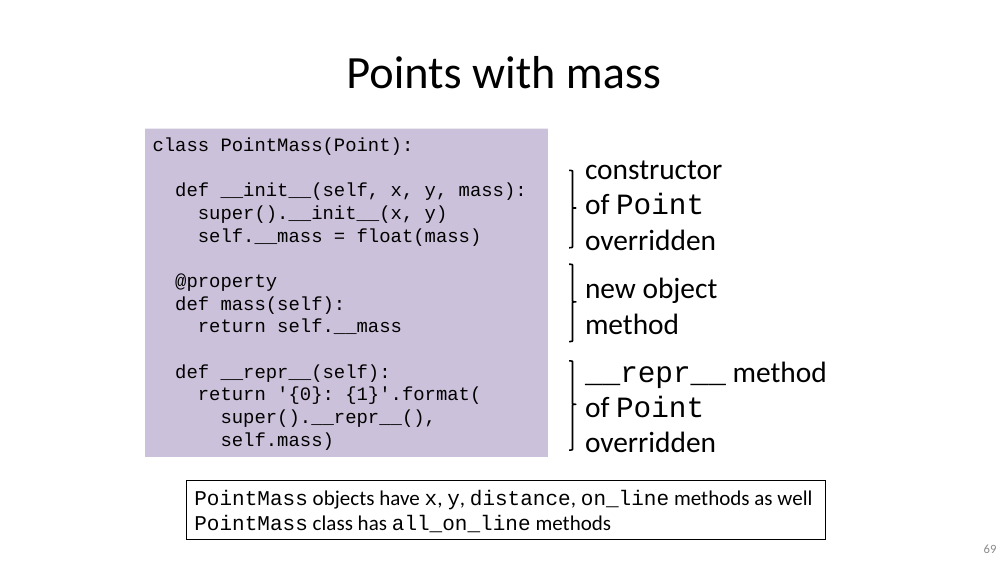
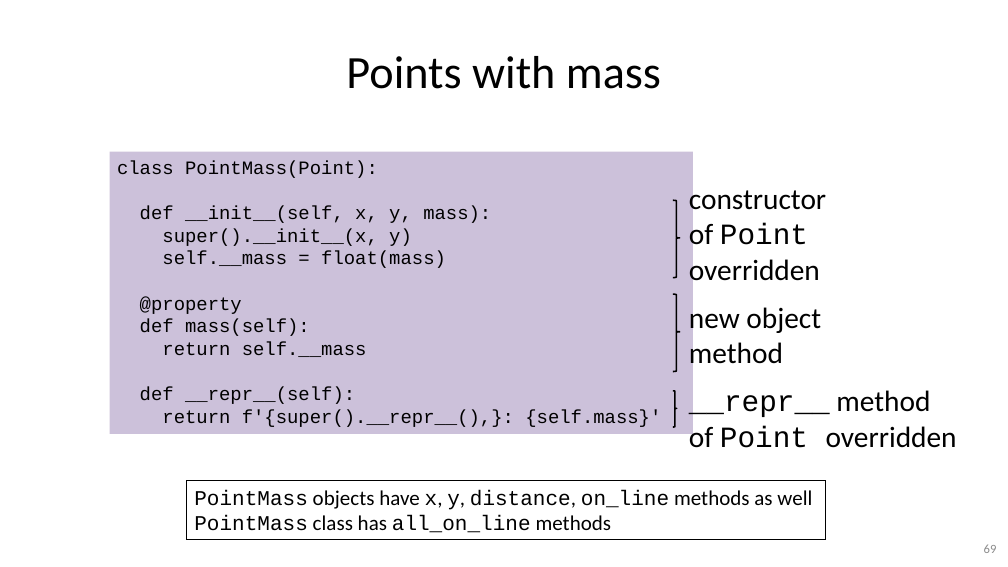
Before and after one commit to gjbex/Python-software-engineering, a slide deck: slide 69 of python_software_engineering.pptx. Drawn at 1008x567 pixels with LibreOffice and Linux fonts; fonts in the diff are those of the drawing. Boxes give left, top, right and bottom in pixels: in the first picture for what was removed or moved away, otherwise in the second. Text is boxed around its words. In the diff, an @@ line names an element or a change of style, - is before the commit and + after.

Commit message:
Replace format method by f-strings

```diff
--- a/python_software_engineering.pptx
+++ b/python_software_engineering.pptx
@@ rectangle "class PointMass(Point):" resized from (x1=145, y1=129, x2=548, y2=457) to (x1=110, y1=152, x2=693, y2=435) @@
@@ 2 texts, 2 right braces moved together from (x1=569, y1=160, x2=722, y2=342) to (x1=673, y1=185, x2=826, y2=371) @@
@@ text "__repr__ method of Point overridden" rewrapped from (x1=585, y1=361, x2=827, y2=453) to (x1=689, y1=390, x2=957, y2=448) @@
@@ text in rectangle at (x1=162, y1=410, x2=661, y2=427): text changed @@
-return '{0}: {1}'.format(
-super().__repr__(),
-self.mass)
+return f'{super().__repr__(),}: {self.mass}'
@@ right brace resized from (x1=569, y1=361, x2=576, y2=450) to (x1=673, y1=391, x2=677, y2=427) @@
```
Also in this commit, not shown: 1 other slide changed.
